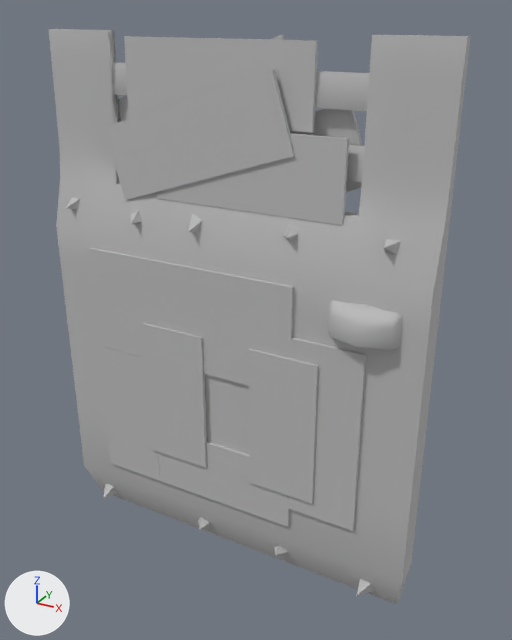
The FBX model RaiderRoad/Assets/Art/Models/Objects/WallDoor.fbx as it was, and as the next commit left it.
One viewpoint serves both versions: a camera (50 mm lens) standing at (1.951, -1.353, 1.394) and looking at (1.185, 0.041, 0.697). Arrows for +X, +Y and +Z are at lower left; the lights stay in place. Where no turn or scale is listed for an object, it has been applied to the vertices.

The first picture shows 'Body', 'Handle', 'MetalPlate1', 'MetalPlate16', 'MetalPlate2', 'MetalPlate3', 'MetalPlate4', 'MetalPlate5', 'MetalPlate6', 'MetalPlate7', 'MetalPlate8', 'MetalPlate9', 'Spike1', 'Spike3', 'Spike4', 'Spike5', 'Spike6', 'Spike7', 'Spike8', 'Spike9'.
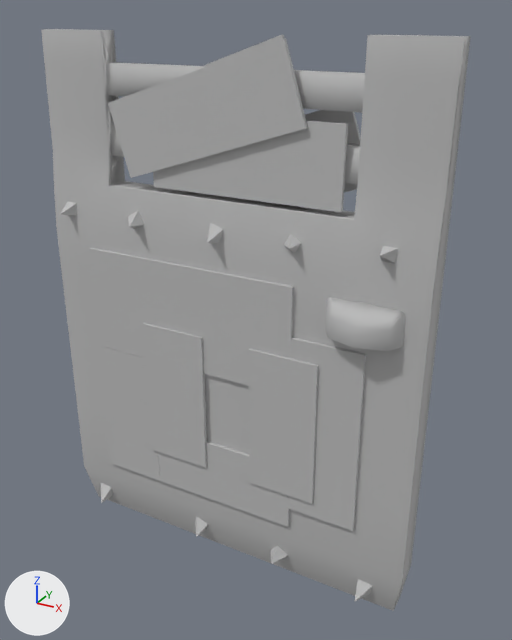
Pixel boxes (x1, y1, x2, y2) of what changed, in the pictures (512 x 640 px; the box of a moved part takes in the faces that stretch with it):
'Body', reshaped
    before: (49, 29, 471, 604)
    after: (41, 29, 471, 611)
'MetalPlate9', moved
    before: (103, 70, 295, 200)
    after: (108, 38, 308, 178)
'MetalPlate8', mesh turned, reshaped, moved
    before: (157, 133, 349, 225)
    after: (153, 121, 348, 212)
'MetalPlate7', deleted
    before: (124, 36, 318, 133)
'Handle', moved
    before: (328, 300, 403, 350)
    after: (326, 297, 406, 351)
'Spike4', moved
    before: (384, 239, 401, 254)
    after: (380, 246, 398, 263)
'Spike3', moved
    before: (283, 225, 298, 242)
    after: (284, 234, 302, 253)
'Spike5', moved
    before: (357, 579, 374, 595)
    after: (354, 579, 372, 602)
'Spike1', moved
    before: (65, 198, 80, 209)
    after: (61, 202, 77, 215)
'Spike6', moved
    before: (274, 546, 288, 557)
    after: (271, 545, 288, 564)
'Spike8', moved
    before: (104, 483, 117, 498)
    after: (101, 483, 112, 503)
'Spike9', moved
    before: (130, 210, 142, 225)
    after: (128, 211, 144, 229)
'Spike7', moved
    before: (198, 518, 210, 530)
    after: (195, 516, 208, 537)
part 1 of me_mesh_024, moved or reshaped
    before: (124, 36, 318, 133)
    after: (153, 121, 348, 212)
part 2 of me_mesh, moved or reshaped
    before: (219, 35, 468, 293)
    after: (219, 35, 465, 293)
part 3 of me_mesh, moved or reshaped
    before: (49, 29, 225, 255)
    after: (41, 29, 224, 255)
part 4 of me_mesh, moved or reshaped
    before: (225, 518, 404, 604)
    after: (225, 518, 402, 611)
part 5 of me_mesh, moved or reshaped
    before: (85, 466, 235, 542)
    after: (84, 466, 231, 548)
part 6 of me_mesh, moved or reshaped
    before: (64, 29, 471, 227)
    after: (46, 29, 471, 230)
part 7 of me_mesh, shading changed
    both: (56, 226, 433, 583)

The change, as a list of edits to the scene's bpy script:
```text
Change me_mesh:
    where me_mesh.from_pydata(...)  # 216 vertices, 218 faces; spans x -0.5..0.5, y -0.049..0.025, z -0.5..0.852
    used by ob_body; location = (1.124, 0.025, 0.495)
    me_mesh part 2: 19 of the vertices in x 0.0..0.5, y -0.014..0.001, z 0.5..0.852 are moved by (0.0, -0.024, 0.0)
    me_mesh part 3: 18 of the vertices in x -0.5..-0.321, y -0.014..0.001, z 0.5..0.852 are moved by (0.0, -0.024, 0.0)
    me_mesh part 4: 4 of the vertices in x 0.0..0.48, y 0.002, z -0.5 are moved by (0.0, -0.024, 0.0)
    me_mesh part 5: 3 of the vertices in x -0.48..-0.321, y 0.002, z -0.5 are moved by (0.0, -0.024, 0.0)
    me_mesh part 6: 27 of the vertices in x -0.5..0.5, y -0.004..0.011, z 0.5..0.852 are moved by (0.0, -0.021, 0.0)
    me_mesh part 7: edges marked sharp go from 56 to 0
Change me_mesh_024:
    where me_mesh_024.from_pydata(...)  # 8 vertices, 6 faces; spans x 0.004..0.482, y 0.038..0.052, z -0.146..0.032
    me_mesh_024 part 1: the whole mesh is turned -90 degrees about the x axis through the mesh origin and scaled by 100
Change ob_spike3:
    ob_spike3.location: (1.286, 0.002, 0.94) -> (1.301, -0.019, 0.925)
Change ob_spike1:
    ob_spike1.location: (0.689, 0.002, 0.94) -> (0.689, -0.019, 0.93)
Change ob_spike4:
    ob_spike4.location: (1.532, 0.002, 0.94) -> (1.532, -0.019, 0.93)
Change ob_handle:
    ob_handle.location: (1.485, 0.0, 0.752) -> (1.485, -0.009, 0.752)
Change ob_metalplate8:
    ob_metalplate8: bpy.data.objects.new('MetalPlate8', me_mesh_025) -> bpy.data.objects.new('MetalPlate8', me_mesh_024)
    ob_metalplate8.location: (93.06, 112.2, 3.457) -> (93.06, 115.2, 4.397)
Change ob_metalplate9:
    ob_metalplate9.location: (0.794, -0.04, 1.1) -> (0.827, -0.055, 1.161)
Change ob_spike8:
    ob_spike8.location: (0.689, 0.002, 0.049) -> (0.689, -0.017, 0.049)
Change ob_spike9:
    ob_spike9.location: (0.869, -0.003, 0.927) -> (0.879, -0.024, 0.924)
Remove ob_metalplate7:
    ob_metalplate7 = bpy.data.objects.new('MetalPlate7', me_mesh_024)
    ob_metalplate7.location = (0.847, -0.016, 1.303)
Change ob_spike6:
    ob_spike6.location: (1.286, 0.002, 0.049) -> (1.286, -0.017, 0.049)
Change ob_spike5:
    ob_spike5.location: (1.532, 0.002, 0.049) -> (1.532, -0.017, 0.049)
Change ob_spike7:
    ob_spike7.location: (1.029, 0.002, 0.049) -> (1.029, -0.017, 0.049)
```
